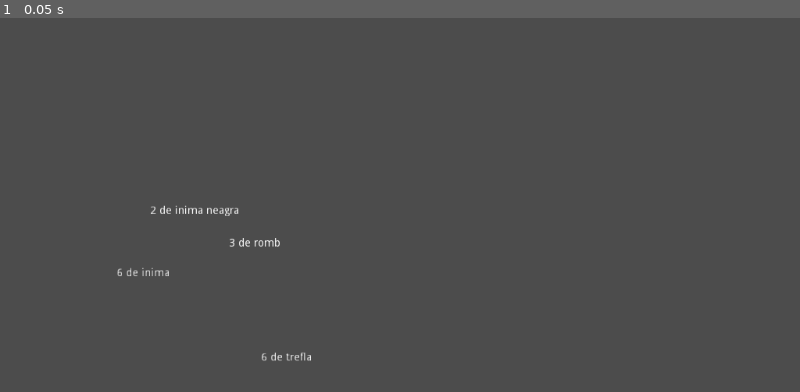
Above: before the commit, frame 1.
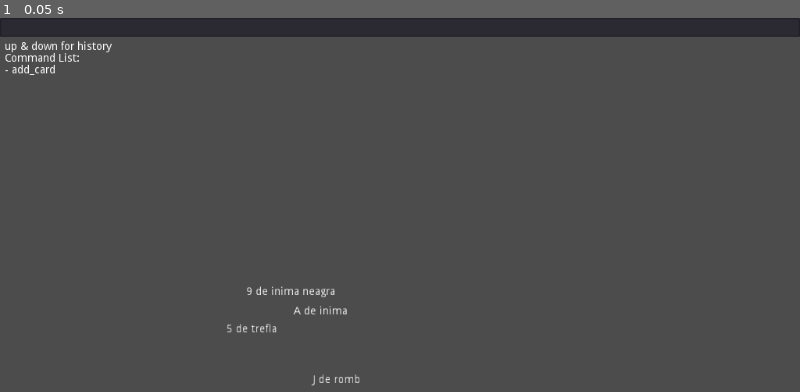
Above: after the commit, the same moment.

Repository: f24816/roguelike
Game: Godot game, scene res://Node2D.tscn
The game is run twice, just before and just after one commit, with the same random seed, the same clock (stepped at 60 frames per second) and the same inputs.
Inputs:
- Up to frame 1 (0.05 s): no input

The runs differ from the first frame. In frame 1, 6.0% of the frame differs, in the area x 0-100%, y 0-99%.

Commit message:
changes

Diff:
--- a/Carte.gd
+++ b/Carte.gd
@@ -5,15 +5,16 @@
 
 func _ready():
 	randomize()
-	position = Vector2(rand_range(0,500), rand_range(0,500))
-	var card_data = get_tree().get_root().find_node("Node2D")
-	get_parent().connect("cardvalues", self, "_on_Node2D_cardvalues")
+	position = Vector2(rand_range(200,500), rand_range(200,500))
+	var card_data = get_tree().get_root().find_node("Master")
+	get_parent().connect("cardvalues", self, "_on_Master_cardvalues")
 
-func _on_Node2D_cardvalues(value, cardvalue, cardcolor):
+func _on_Master_cardvalues(label_text, cardvalue, cardcolor, id):
 	# Channge text value only once.
 	if just_spawn == true:
-		get_node("Label").text = value
+		get_node("Label").text = label_text
 		var x = 1
-		propreties = {cardcolor: cardvalue, "none" : false}
+		propreties = {cardcolor: cardvalue}
 		print(propreties[cardcolor]) #this is how you get data from the array.
+		print("CID: %d" % [id])
 		just_spawn = false
--- /dev/null
+++ b/LineEdit.gd
@@ -0,0 +1,33 @@
+extends LineEdit
+
+var user_input_text = ""
+var history = {0: ""}
+var command_number = -1
+var command_pos = -1
+signal input_text (user_input_text)
+
+func _ready():
+	pass
+func _process(delta):
+	if Input.is_action_just_pressed("ui_accept"):
+		user_input_text = self.text
+		emit_signal("input_text", user_input_text)
+
+		command_number += 1
+		command_pos = command_number
+		history[command_number] = user_input_text.to_lower()
+
+		# /clear
+		print(history)
+		self.text = ""
+		command_pos += 1
+
+	if Input.is_action_just_pressed("ui_up"):
+		if command_pos > 0:
+			command_pos -= 1
+			self.text = history[command_pos]
+
+	if Input.is_action_just_pressed("ui_down"):
+		if command_pos < command_number:
+			command_pos += 1
+			self.text = history[command_pos]
--- a/Node2D.gd
+++ b/Node2D.gd
@@ -1,19 +1,19 @@
 extends Node2D
 
+var id = 0
 var cards = [2, 3, 4, 5, 6, 7, 8, 9, 10,"A","J","Q","K"]
 var colors = ["trefla","inima","inima neagra","romb"]
-var value = "Hello, I am genius, it works!"
+var label_text = "Hello World!"
 var i = 0
+
 # First we signal the cardvalue.
+signal cardvalues(value, cardvalue, cardcolor)
 
-signal cardvalues(value, cardvalue, cardcolor)
 # Preload the instance.
+const Carte = preload("res://Carte.tscn")
 
-const Carte = preload("res://Carte.tscn")
 # Set a variable with the position of the Label node.
-
-onready var Card = get_node("root/Node2D/Card/Label")
-
+onready var Card = get_node("root/Master/Card/Label")
 
 func _ready():
 	i = 0
@@ -22,6 +22,7 @@
 		i += 1
 		_create_card()
 
+	get_node("LineEdit").connect("input_text", self, "_on_LineEdit_input_text")
 		#################
 		# May want to create unique id for cards.
 		# May want to account for two cards meeting requirements at once.
@@ -32,8 +33,15 @@
 		# We can optimise code by having one big signal and changing card data base on
 		# what data has been recieved, having less if statements with each created card.
 		#################
+func _on_LineEdit_input_text(user_input_text):
+	var procesed_input = user_input_text.to_lower()
+
+	## Here are all the commands. ##
+	if procesed_input == "add_card":
+		_create_card()
 
 func _create_card():
+	id += 1
 	randomize()
 	# Make sure to randomise to get a new value.
 	var card = round(rand_range(0,12))
@@ -44,7 +52,6 @@
 	# Create an instance as child.
 	var GrabedInstance= Carte.instance()
 	self.add_child(GrabedInstance)
-	# Rename this variable text_value or label_text.
-	value = ("%s de %s" % [cardsymbol, cardcolor])
+	label_text = ("%s de %s" % [cardsymbol, cardcolor])
 	# After ading instance you can conect or emit signal with values, they have to be in order at the recepient.
-	emit_signal("cardvalues", value ,cardvalue, cardcolor)
+	emit_signal("cardvalues", label_text ,cardvalue, cardcolor, id)
--- a/Node2D.tscn
+++ b/Node2D.tscn
@@ -1,6 +1,30 @@
-[gd_scene load_steps=2 format=2]
+[gd_scene load_steps=4 format=2]
 
 [ext_resource path="res://Node2D.gd" type="Script" id=1]
+[ext_resource path="res://LineEdit.gd" type="Script" id=2]
 
-[node name="Node2D" type="Node2D"]
+[sub_resource type="Theme" id=1]
+
+[node name="Master" type="Node2D"]
 script = ExtResource( 1 )
+
+[node name="LineEdit" type="LineEdit" parent="."]
+margin_right = 1024.0
+margin_bottom = 24.0
+theme = SubResource( 1 )
+script = ExtResource( 2 )
+__meta__ = {
+"_edit_use_anchors_": false
+}
+
+[node name="RichTextLabel" type="RichTextLabel" parent="."]
+margin_left = 5.6123
+margin_top = 30.3065
+margin_right = 214.612
+margin_bottom = 180.306
+text = "up & down for history
+Command List:
+- add_card"
+__meta__ = {
+"_edit_use_anchors_": false
+}
